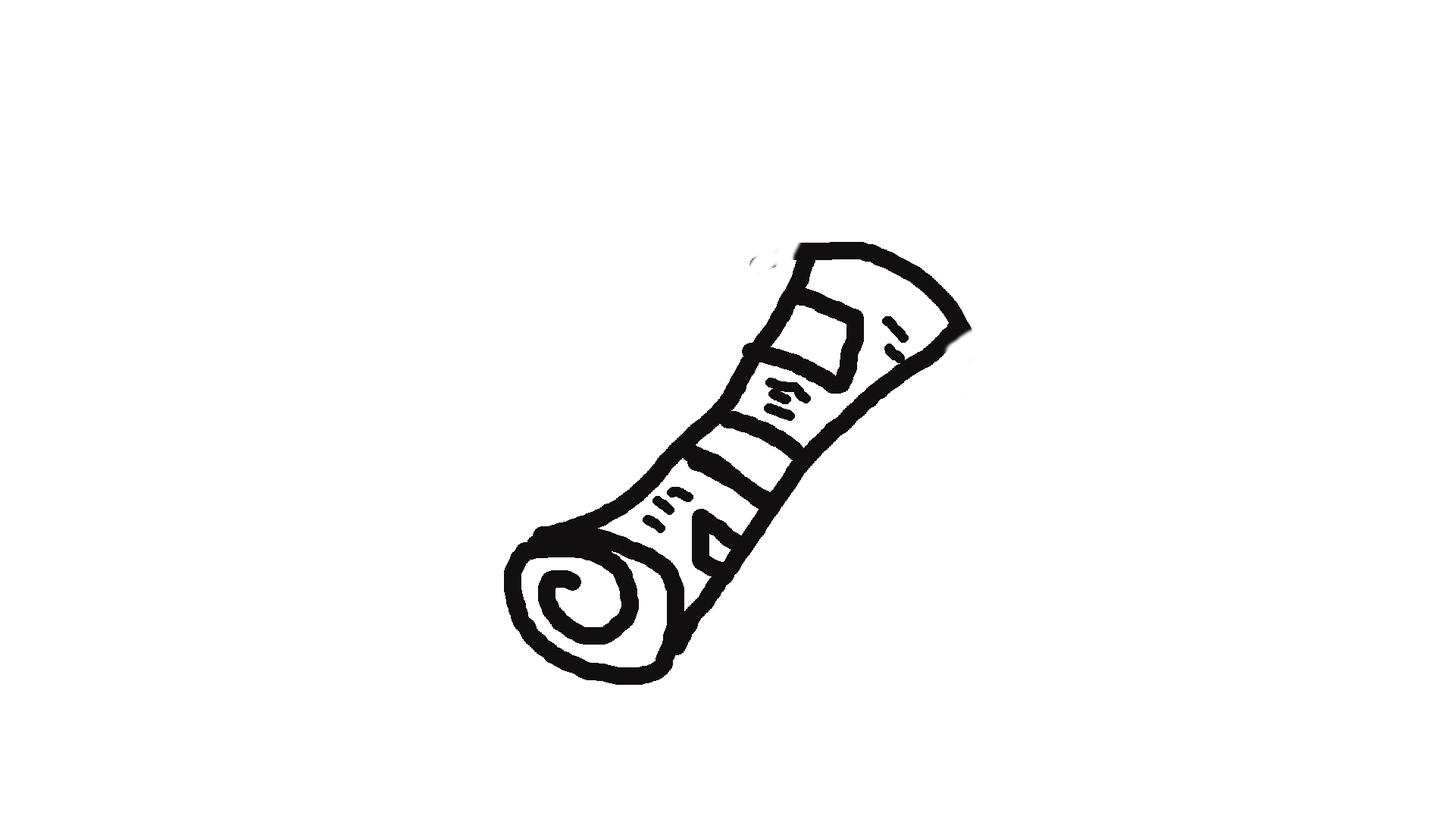
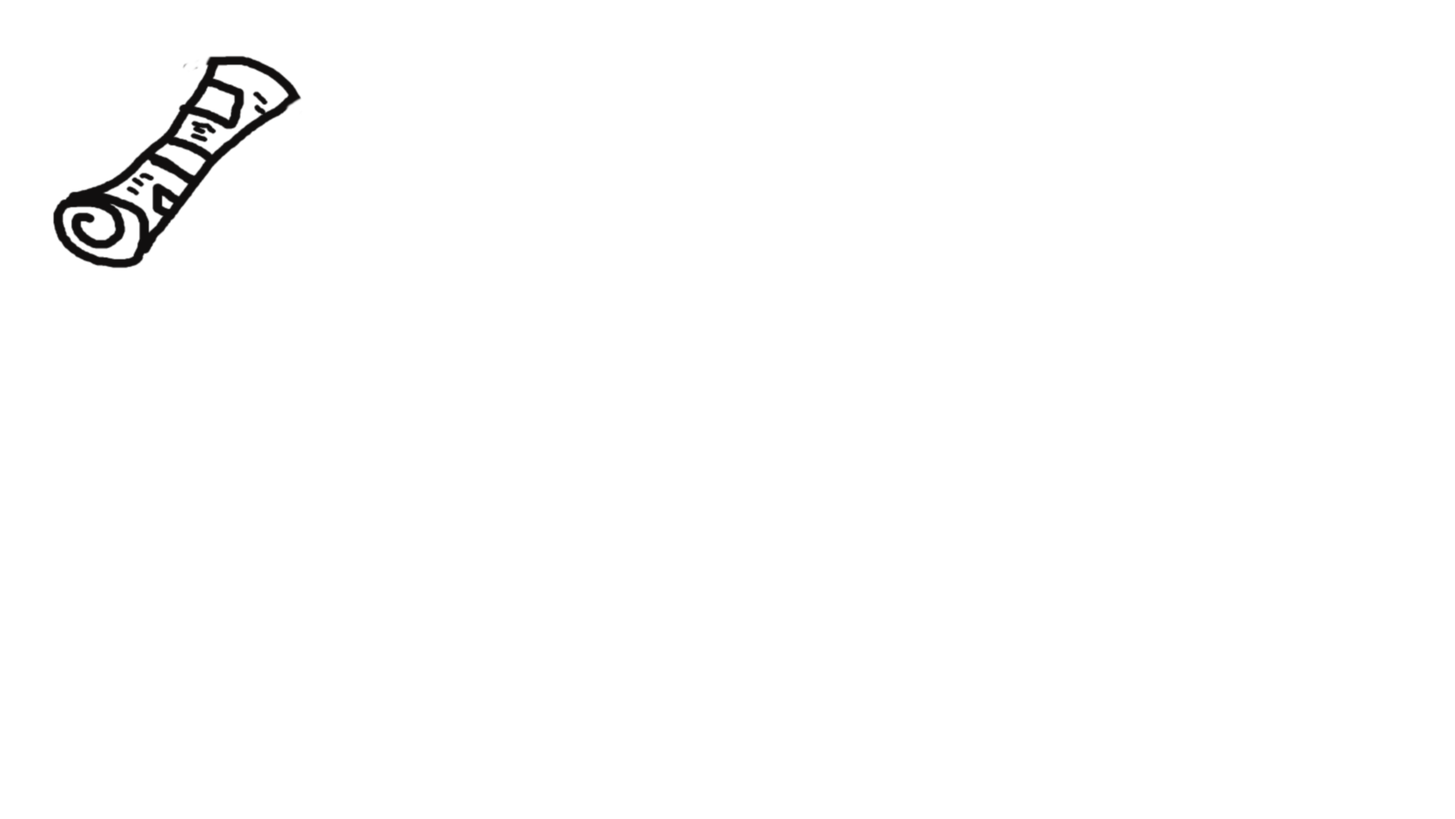
Layers edited between the first and the second 1455x819 image:
added layer "Transformation" above "newspaper.png" over [52, 55, 303, 270]
renamed "Background" to "newspaper.png", painted on it over [504, 241, 976, 685]
